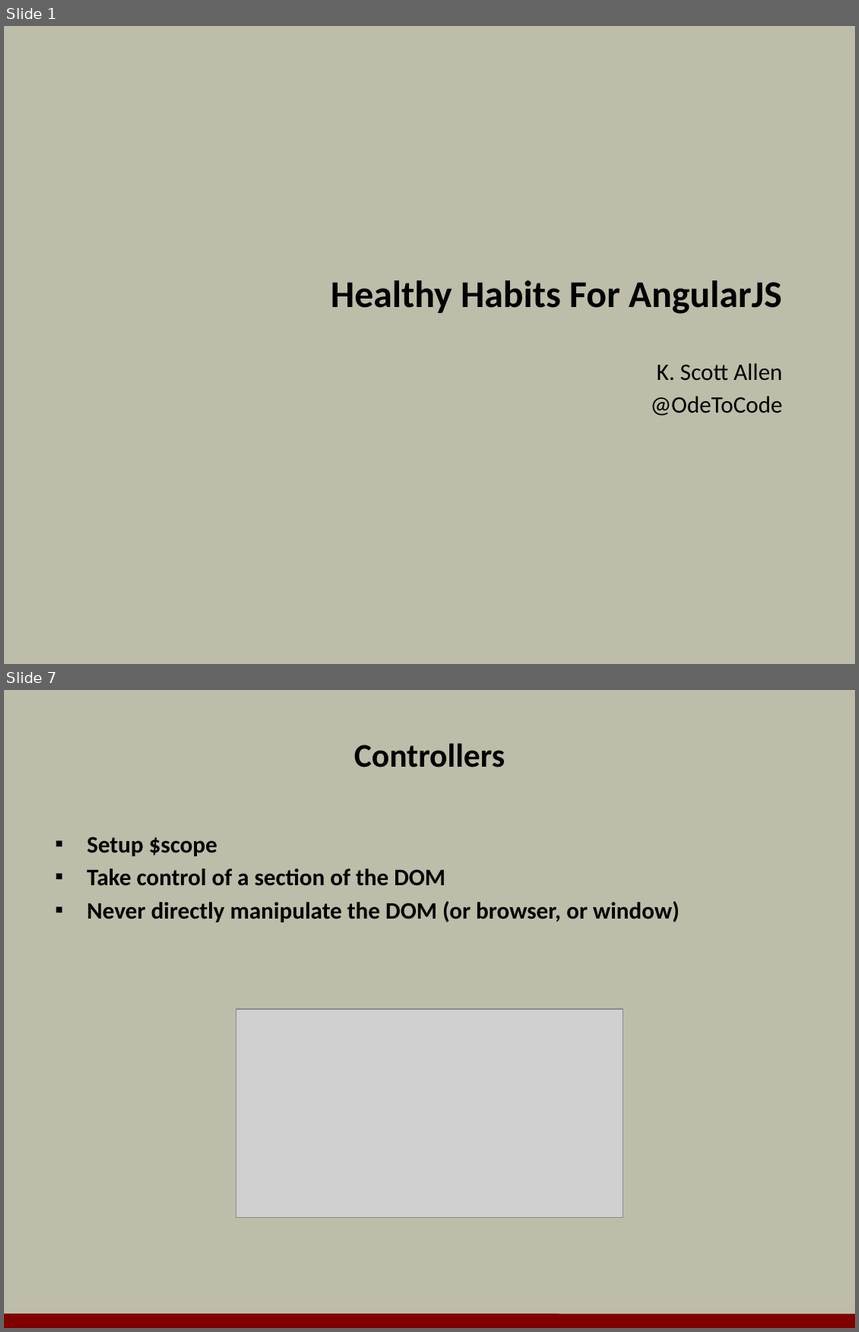
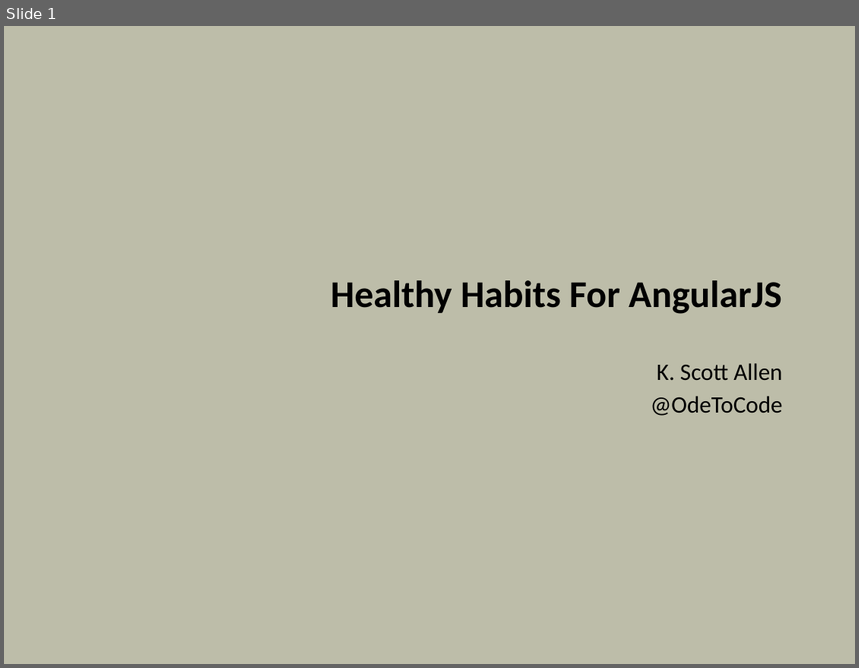
Before and after one commit to OdeToCode/classes, a slide deck: angularjs/slides/09_pratices.pptx. Shown one above the other, each under a label of ours: slides 1 and 7 before the commit, slide 1 after it; the slides between them are not shown. The pictures are 859x1332 and 859x668 pixels, drawn with LibreOffice and Linux fonts; fonts in the diff are those of the drawing; grey boxes stand for pictures; background and template pictures are left out. Boxes give left, top, right and bottom in pixels: in the first picture for what was removed or moved away, otherwise in the second. Text is boxed around its words. In the diff, an @@ line names an element or a change of style, - is before the commit and + after.

```diff
--- a/angularjs/slides/09_pratices.pptx
+++ b/angularjs/slides/09_pratices.pptx
@@ slide 7 removed at [4,690,855,1328], background #BDBDA9 @@
@@ title removed at [354,743,505,768] @@
-Controllers
@@ text removed at [87,837,680,923] @@
-▪ Setup $scope
-▪ Take control of a section of the DOM
-▪ Never directly manipulate the DOM (or browser, or window)
@@ picture removed at [237,1009,623,1217] @@
@@ line removed from (4, 1321) to (855, 1322) @@
```
Also in this commit, not shown: 3 slides changed, 48 slides added, 26 other slides removed.
